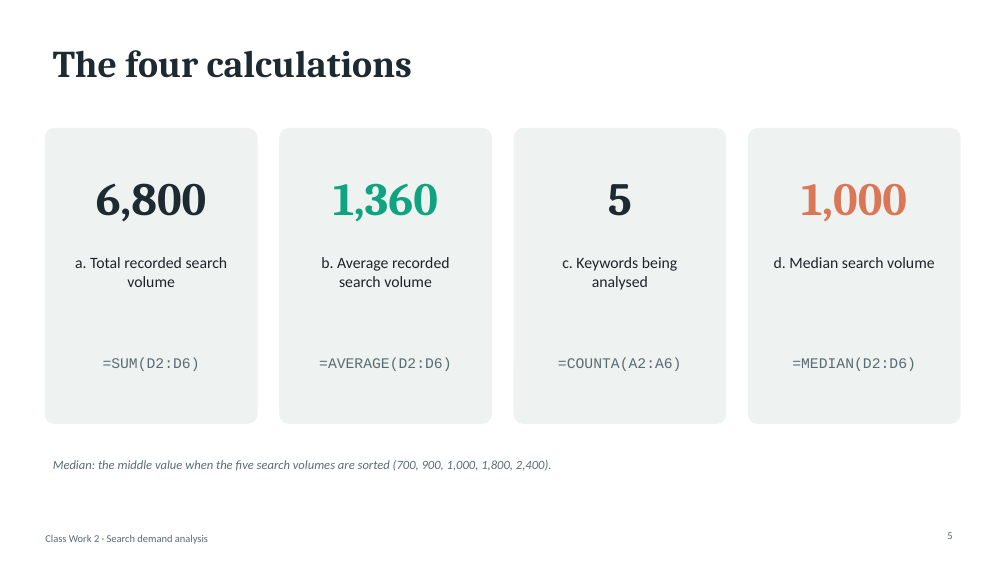
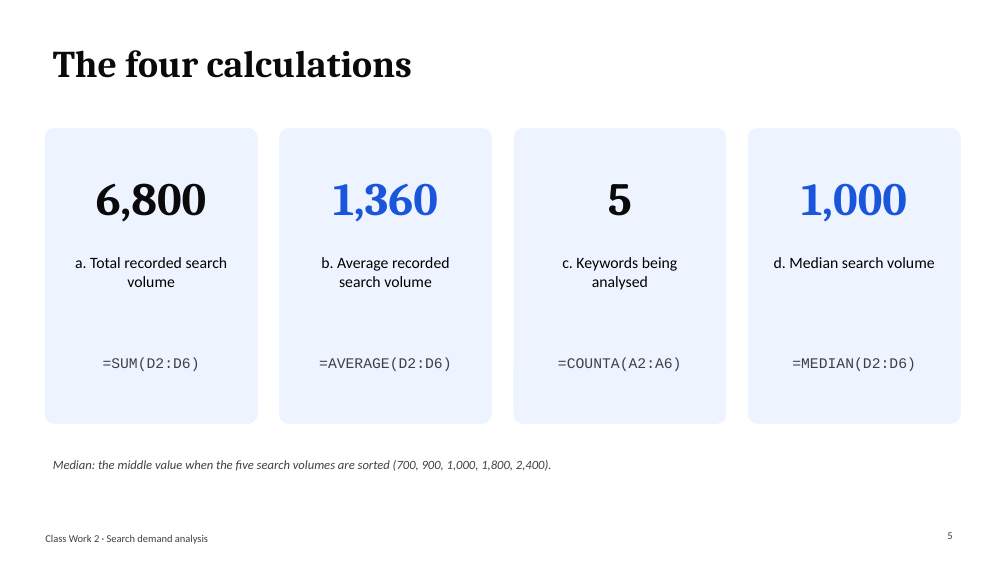
Before and after one commit to BadboyVee/BlackHoleeee, a slide deck: slide 5 of research-register/Search_Demand_Analysis_Presentation.pptx. Drawn at 1008x567 pixels with LibreOffice and Linux fonts; fonts in the diff are those of the drawing. Boxes give left, top, right and bottom in pixels: in the first picture for what was removed or moved away, otherwise in the second. Text is boxed around its words. In the diff, an @@ line names an element or a change of style, - is before the commit and + after.

```diff
--- a/research-register/Search_Demand_Analysis_Presentation.pptx
+++ b/research-register/Search_Demand_Analysis_Presentation.pptx
@@ fill #EEF3F1 to #EEF4FF; outline #EEF3F1 1 pt to #EEF4FF 1 pt in 4 elements at bbox=[45, 129, 257, 423], bbox=[280, 129, 492, 423], bbox=[514, 129, 726, 423], bbox=[749, 129, 960, 423] @@
@@ text "1,360" at bbox=[333, 183, 438, 221]: text colour #10A37F to #1A56DB @@
@@ text colour #1E2A32 to #0A0A0A in 3 elements at bbox=[53, 50, 412, 78], bbox=[96, 183, 206, 222], bbox=[608, 184, 632, 216] @@
@@ text "1,000" at bbox=[801, 183, 907, 222]: text colour #D97757 to #1A56DB @@
@@ text colour #1F2328 to #000000 in 4 elements at bbox=[75, 257, 228, 287], bbox=[321, 257, 450, 287], bbox=[562, 257, 677, 290], bbox=[774, 257, 935, 268] @@
@@ text colour #5B6B73 to #3F3F46 in 7 elements at bbox=[103, 358, 200, 371], bbox=[319, 358, 451, 371], bbox=[558, 358, 682, 371], bbox=[792, 358, 916, 371], bbox=[53, 460, 552, 471], bbox=[947, 532, 952, 539], bbox=[45, 534, 208, 544] @@
```
Also in this commit, not shown: 5 other slides changed, 3 other files.
